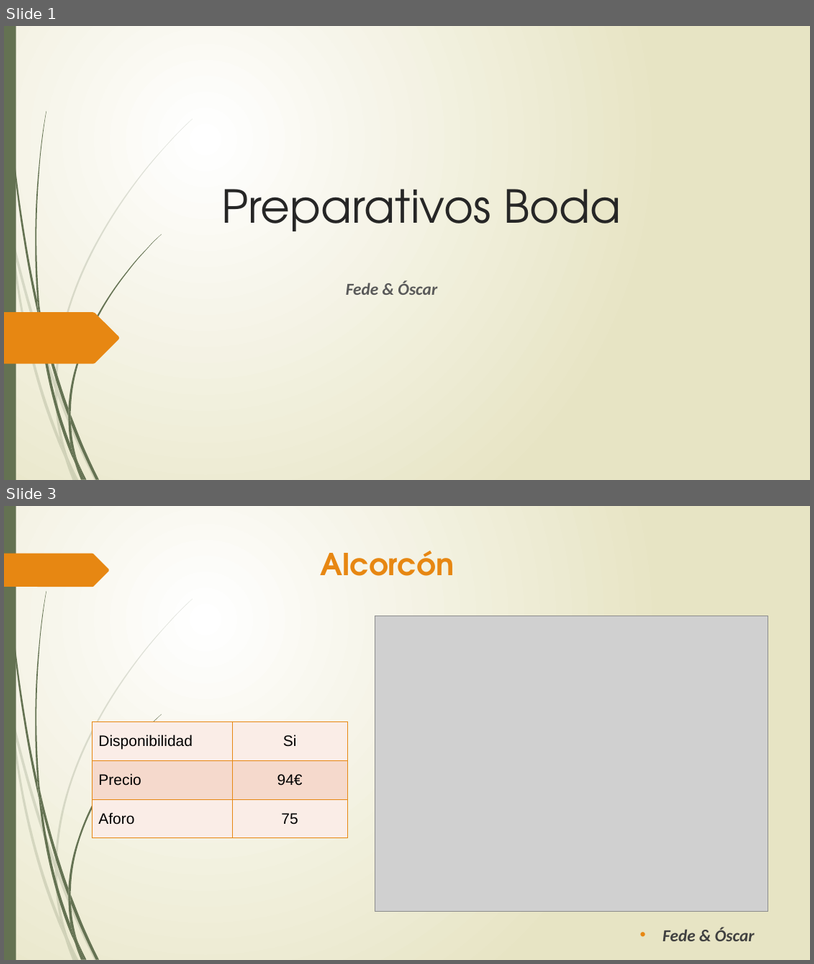
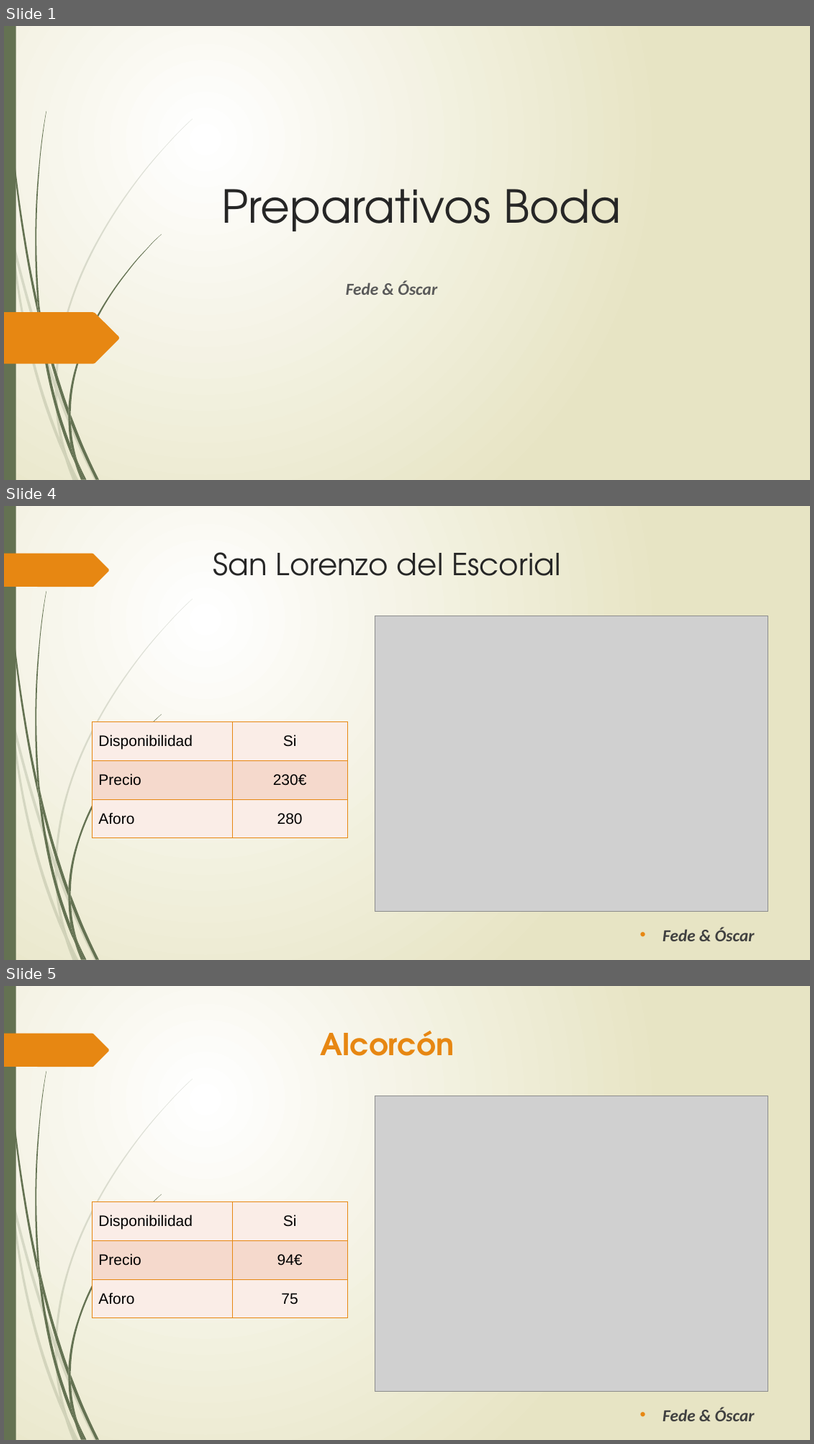
Before and after one commit to ivandelatorre/Boda, a slide deck: Ayuntamiento/Elegir ayuntamiento.pptx. Shown one above the other, each under a label of ours: slides 1 and 3 before the commit, slides 1, 4 and 5 after it; the slides between them are not shown. The pictures are 814x964 and 814x1444 pixels, drawn with LibreOffice and Linux fonts; fonts in the diff are those of the drawing; grey boxes stand for pictures. Boxes give left, top, right and bottom in pixels: in the first picture for what was removed or moved away, otherwise in the second. Text is boxed around its words. In the diff, an @@ line names an element or a change of style, - is before the commit and + after.

```diff
--- a/Ayuntamiento/Elegir ayuntamiento.pptx
+++ b/Ayuntamiento/Elegir ayuntamiento.pptx
@@ slide 4 added at (4, 506, 810, 960), background gradient #FFFFFF to #E8E6C4; not listed: 24 template elements that a slide beside it also shows @@
@@ title added at (214, 552, 561, 576), 36 pt, text #262626 @@
+San Lorenzo del Escorial
@@ picture added at (375, 616, 769, 911) @@
@@ table added at (93, 721, 347, 838), 3 rows, 2 columns @@
+Disponibilidad | Si
+Precio | 230€
+Aforo | 280
@@ text added at (663, 926, 755, 941), 20 pt, text #404040, bold, italic @@
+• Fede & Óscar
@@ what was slide 3 is now slide 5 @@
```
Also in this commit, not shown: 2 slides changed, 1 other slide added, 12 other files.
